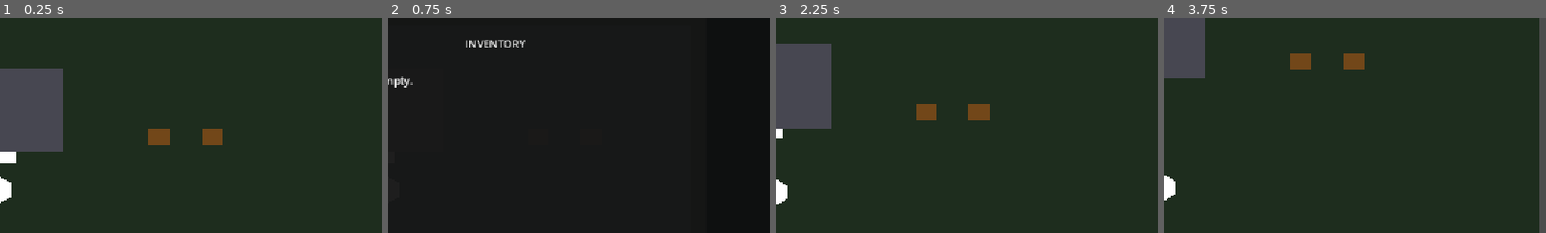
Above: before the commit, frames 1-4 (left to right).
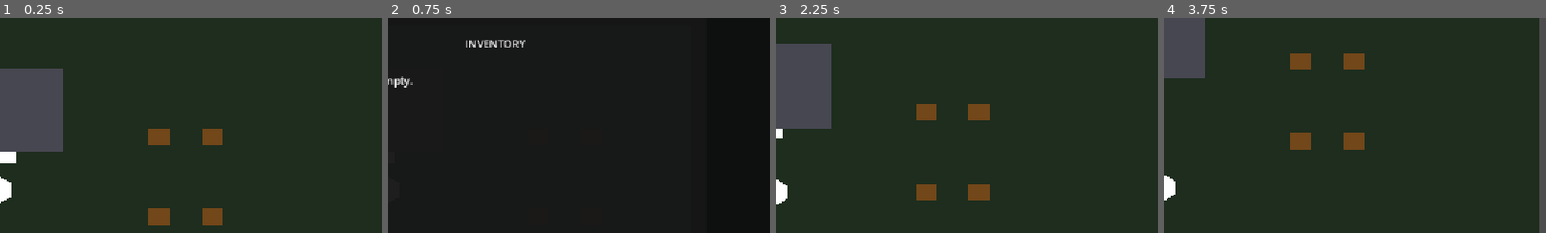
Above: after the commit, the same moments.

Repository: salexume94-pixel/Scripts
Game: Godot game, scene res://scenes/World.tscn
The game is run twice, just before and just after one commit, with the same random seed, the same clock (stepped at 60 frames per second) and the same inputs.
Inputs:
- Up to frame 1 (0.25 s): no input
- Up to frame 2 (0.75 s): tap Enter at 0.5 s; hold Right (ui_right) from 0.53 s (still down); tap I at 0.6 s
- Up to frame 3 (2.25 s): release Right (ui_right) at 1.25 s; click "Test Damage (-25 HP)" at 1.25 s; tap I at 2 s; hold Down (ui_down) from 2.03 s (still down); tap E at 2.1 s
- Up to frame 4 (3.75 s): release Down (ui_down) at 2.78 s; hold Right (ui_right) 2.78-3.53 s; tap I at 2.85, 3.5 s; hold Up (ui_up) from 3.53 s (still down); tap E at 3.6 s
The pictures show only the part of the screen within x 50-100%, y 10-60%; the shares and areas given below are measured in that part.

The runs differ from the first frame. In frame 1, 0.9% of the frame differs, in the area x 38-59%, y 88-97%; in frame 2, less than 0.1%; in frame 3, 0.8%; in frame 4, 0.9%.

Commit message:
Use real item resources for World test chests

Diff:
--- a/scenes/World.tscn
+++ b/scenes/World.tscn
@@ -20,11 +20,19 @@
 
 [node name="PotionChest" parent="WorldContent" instance=ExtResource("5_chest")]
 position = Vector2(240, -80)
-reward_item_id = "test_potion"
+reward_item_id = "potion"
 
 [node name="SwordChest" parent="WorldContent" instance=ExtResource("5_chest")]
 position = Vector2(320, -80)
-reward_item_id = "test_sword"
+reward_item_id = "iron_sword"
+
+[node name="ShieldChest" parent="WorldContent" instance=ExtResource("5_chest")]
+position = Vector2(240, 40)
+reward_item_id = "wooden_shield"
+
+[node name="ArmorChest" parent="WorldContent" instance=ExtResource("5_chest")]
+position = Vector2(320, 40)
+reward_item_id = "leather_armor"
 
 [node name="WorldBoundaries" type="Node2D" parent="." unique_id=137521042]
 script = ExtResource("3_world_boundaries")
